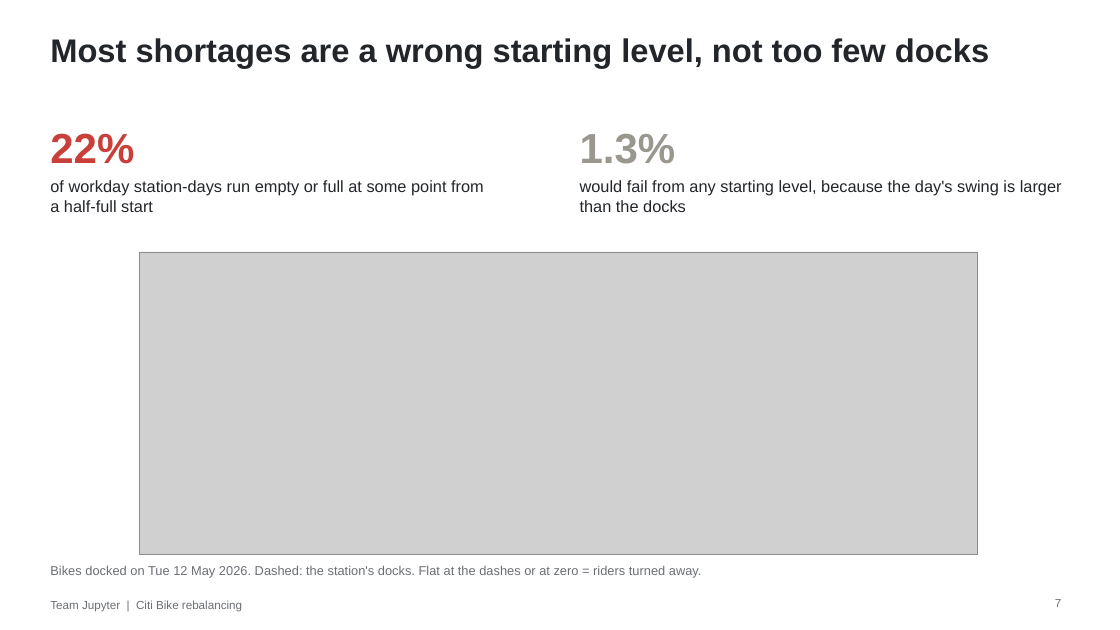
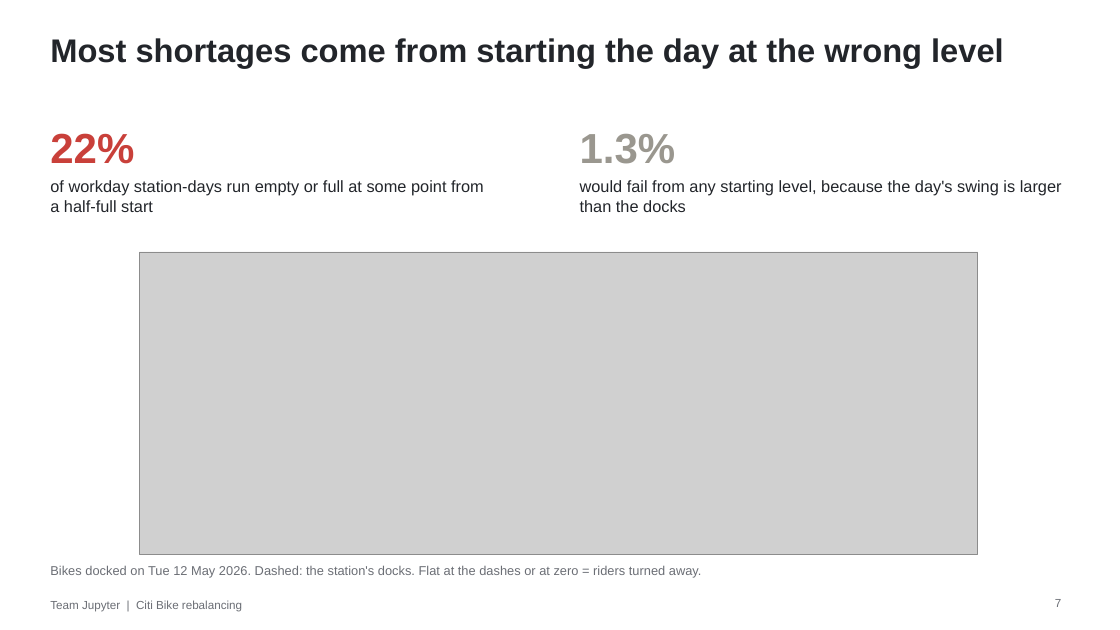
Before and after one commit to martin-gbeck/citibike-rebalancing, a slide deck: slide 7 of presentation/citibike-presentation.pptx. Drawn at 1120x630 pixels with LibreOffice and Linux fonts; fonts in the diff are those of the drawing; grey boxes stand for pictures. Boxes give left, top, right and bottom in pixels: in the first picture for what was removed or moved away, otherwise in the second. Text is boxed around its words. In the diff, an @@ line names an element or a change of style, - is before the commit and + after.

```diff
--- a/presentation/citibike-presentation.pptx
+++ b/presentation/citibike-presentation.pptx
@@ title at [50, 38, 1004, 68]: text changed @@
-Most shortages are a wrong starting level, not too few docks
+Most shortages come from starting the day at the wrong level
```
Also in this commit, not shown: 15 other slides changed, 1 other file.
